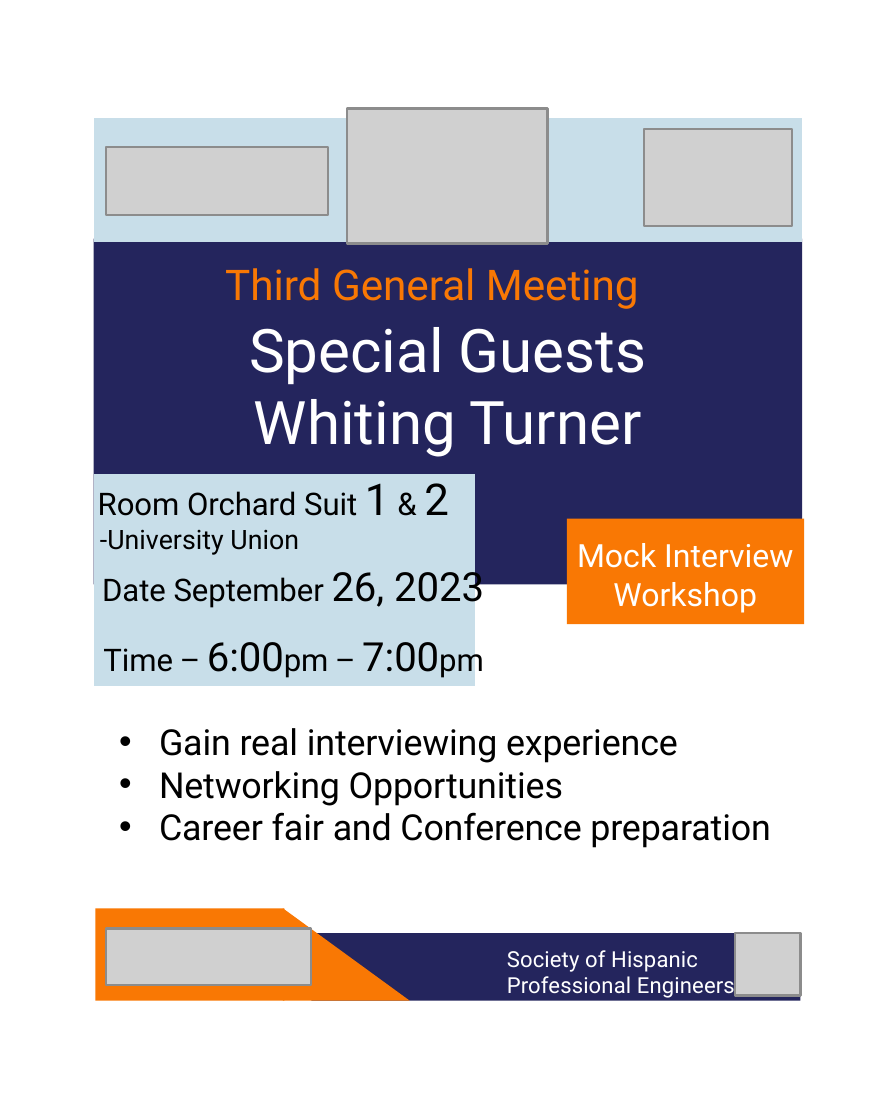
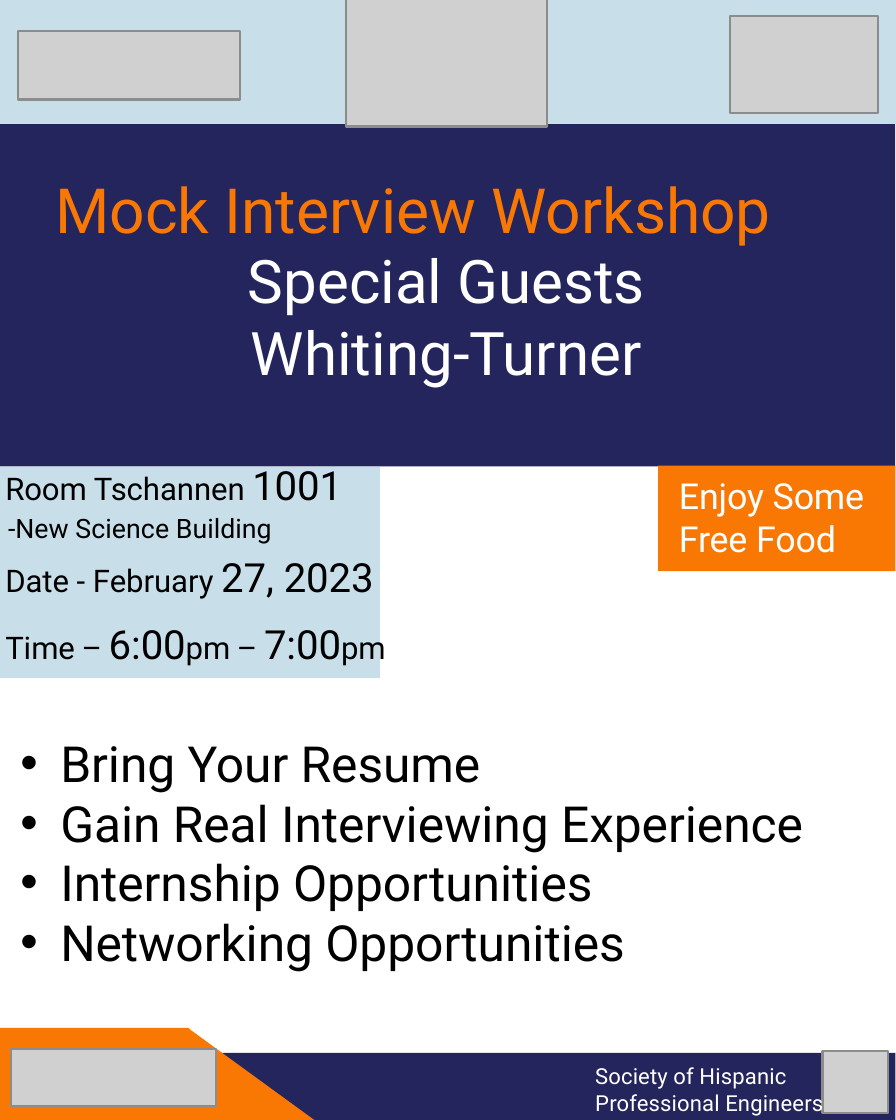
Before and after one commit to Rubeno24/SHPE, a slide deck: slide 4 of Shpe Flyers/SHPE2023Fliers.pptx. Drawn at 896x1120 pixels with LibreOffice and Linux fonts; fonts in the diff are those of the drawing; grey boxes stand for pictures. Boxes give left, top, right and bottom in pixels: in the first picture for what was removed or moved away, otherwise in the second. Text is boxed around its words. In the diff, an @@ line names an element or a change of style, - is before the commit and + after.

```diff
--- a/Shpe Flyers/SHPE2023Fliers.pptx
+++ b/Shpe Flyers/SHPE2023Fliers.pptx
@@ rectangle: place and size @@
-rectangle at <box>96,119,802,240</box>
+rectangle at <box>0,2,896,123</box>
@@ picture: place and size @@
-picture at <box>347,108,547,242</box>
+picture at <box>347,0,547,125</box>
@@ picture: place and size @@
-picture at <box>645,128,793,226</box>
+picture at <box>730,16,878,114</box>
@@ picture: place and size @@
-picture at <box>105,148,327,215</box>
+picture at <box>18,31,240,99</box>
@@ rectangle: place and size @@
-rectangle at <box>94,240,802,585</box>
+rectangle at <box>0,121,896,466</box>
@@ text "Mock Interview Workshop": place and size @@
-text "Mock Interview Workshop" at <box>577,543,793,613</box>
+text "Mock Interview Workshop" at <box>55,186,770,246</box>
@@ text "Mock Interview Workshop" at <box>55,186,770,246</box>: size 10.2 to 20 pt, text colour #FFFFFF to #F97804; alignment centre to left @@
@@ text "Special Guests": place and size @@
-text "Special Guests" at <box>249,327,647,457</box>
+text "Special Guests" at <box>248,258,645,388</box>
@@ text removed at <box>225,268,639,309</box> @@
-Third General Meeting
@@ text at <box>251,330,641,388</box>: text changed @@
-Whiting Turner
+Whiting-Turner
@@ rectangle: place and size @@
-rectangle at <box>96,475,475,683</box>
+rectangle at <box>0,468,379,676</box>
@@ text added at <box>5,464,342,501</box>, 10 pt, text #000000 @@
+Room Tschannen 1001
@@ rectangle: place and size @@
-rectangle at <box>567,517,804,623</box>
+rectangle at <box>659,466,896,571</box>
@@ text removed at <box>98,483,449,516</box> @@
-Room Orchard Suit 1 & 2
@@ text added at <box>679,483,864,553</box>, 11.4 pt, text #FFFFFF @@
+Enjoy Some Free Food
@@ text added at <box>8,518,272,544</box>, 8.6 pt, text #000000 @@
+-New Science Building
@@ text removed at <box>100,529,299,555</box> @@
--University Union
@@ text at <box>5,563,374,599</box>: text changed @@
-Date September 26, 2023
+Date - February 27, 2023
@@ text "Time – 6:00pm – 7:00pm": place and size @@
-text "Time – 6:00pm – 7:00pm" at <box>103,642,439,672</box>
+text "Time – 6:00pm – 7:00pm" at <box>5,630,341,660</box>
@@ text "Bring Your Resume": place and size @@
-text "Bring Your Resume" at <box>159,728,771,848</box>
+text "Bring Your Resume" at <box>60,746,803,972</box>
@@ text at <box>60,746,803,911</box>: text changed; size 11.4 to 16 pt @@
-• Gain real interviewing experience
+• Bring Your Resume
+• Gain Real Interviewing Experience
+• Internship Opportunities
@@ text at <box>159,812,771,848</box>: paragraph removed @@
-• Career fair and Conference preparation
@@ text at <box>60,923,624,972</box>: size 11.4 to 16 pt in "Networking Opportunities" @@
@@ 1 picture, 1 right triangle, 1 rectangle: place and size @@
-1 picture, 1 right triangle, 1 rectangle at <box>96,909,410,1001</box>
+1 picture, 1 right triangle, 1 rectangle at <box>0,1028,316,1120</box>
@@ rectangle: place and size @@
-rectangle at <box>311,934,800,1001</box>
+rectangle at <box>206,1053,894,1120</box>
@@ text added at <box>595,1067,823,1116</box>, 7.2 pt, text #FFFFFF @@
+Society of Hispanic
+Professional Engineers
@@ picture: place and size @@
-picture at <box>735,934,800,997</box>
+picture at <box>822,1051,887,1113</box>
```
Also in this commit, not shown: 3 other slides changed.
